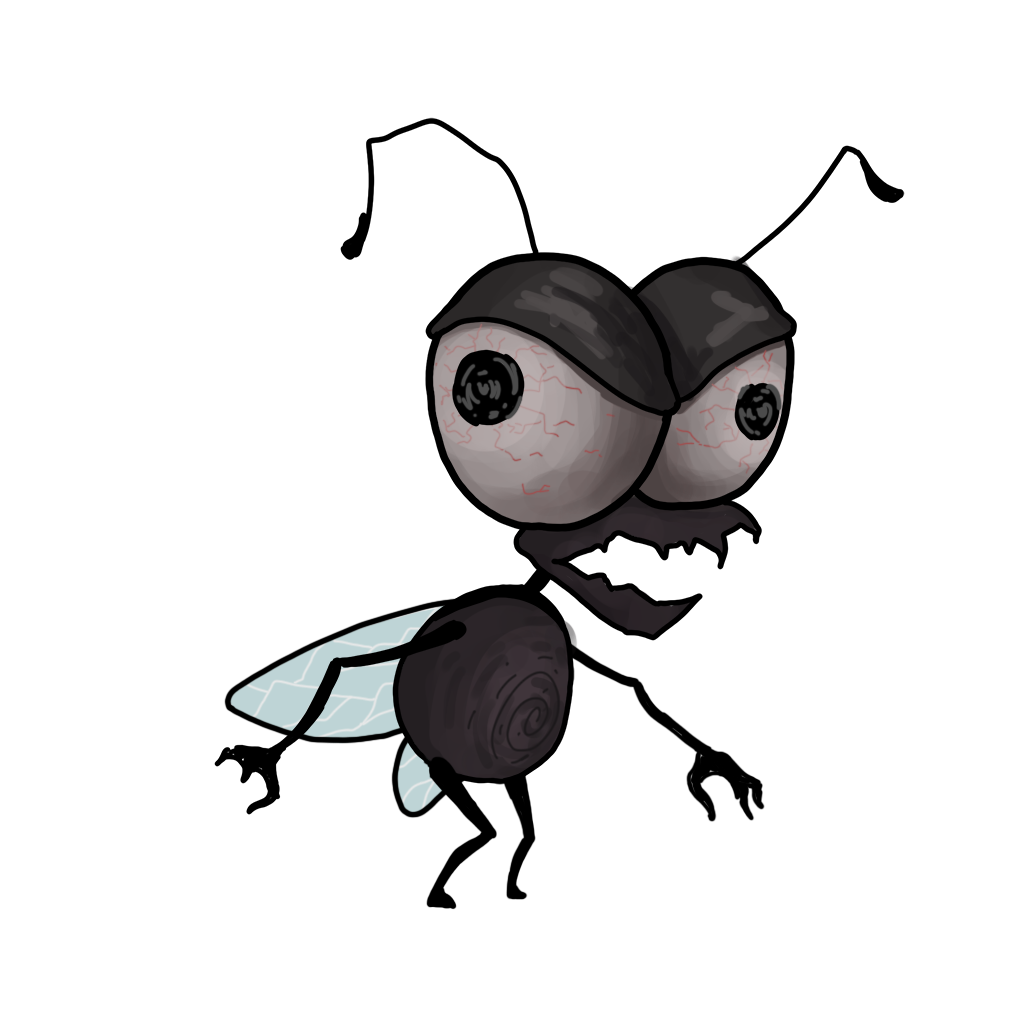
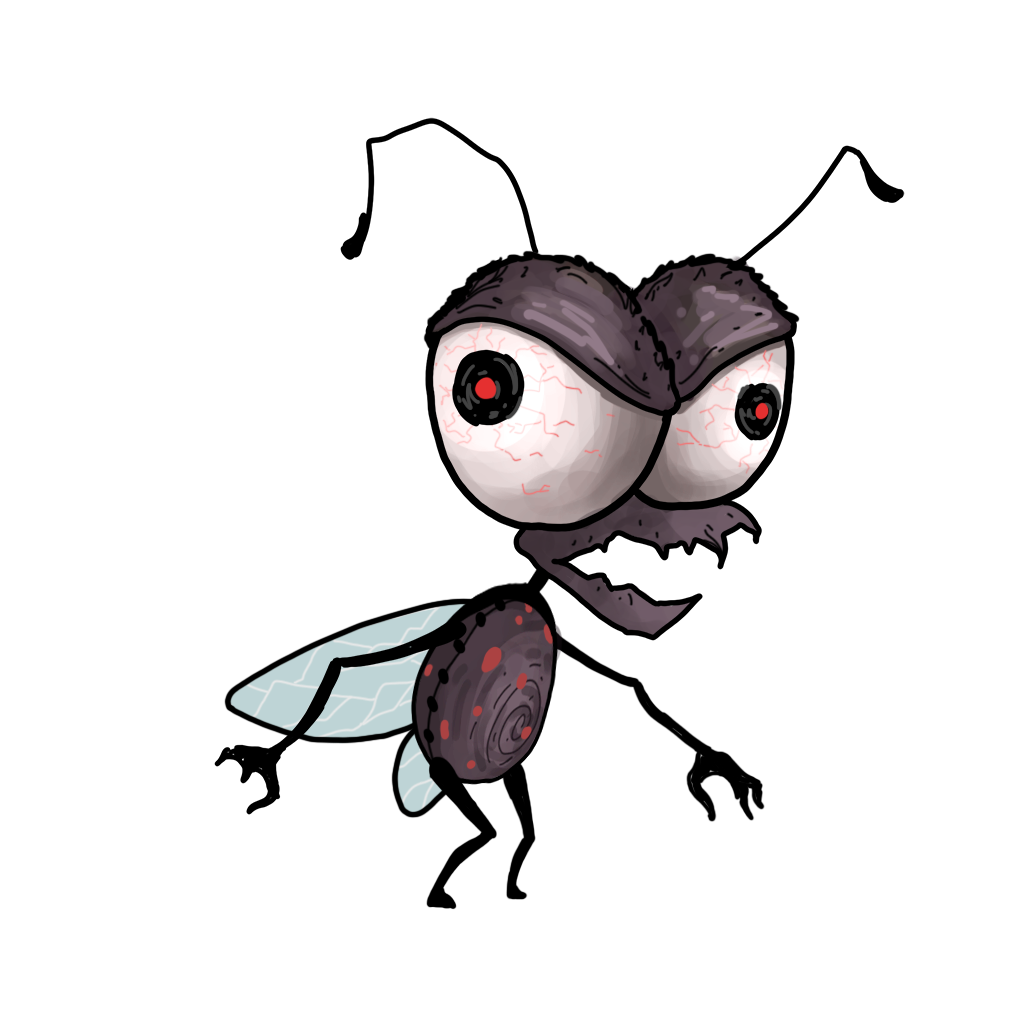
Layers edited between the first and the second (1024, 1024) image:
added layer "Layer 13" in group "Head" over [474, 376, 769, 420]
painted on "line" (1st of 3, in "Head") over [423, 250, 800, 607]
painted on "Layer 10" over [428, 254, 795, 414]
painted on "color" (1st of 2, in "Head") over [428, 255, 795, 637]
painted on "line" (2nd of 3, in "Body") over [392, 558, 575, 785]
added layer "Layer 12" in group "Body" over [423, 598, 556, 770]
painted on "color" (2nd of 2, in "Body") over [396, 592, 578, 783]
